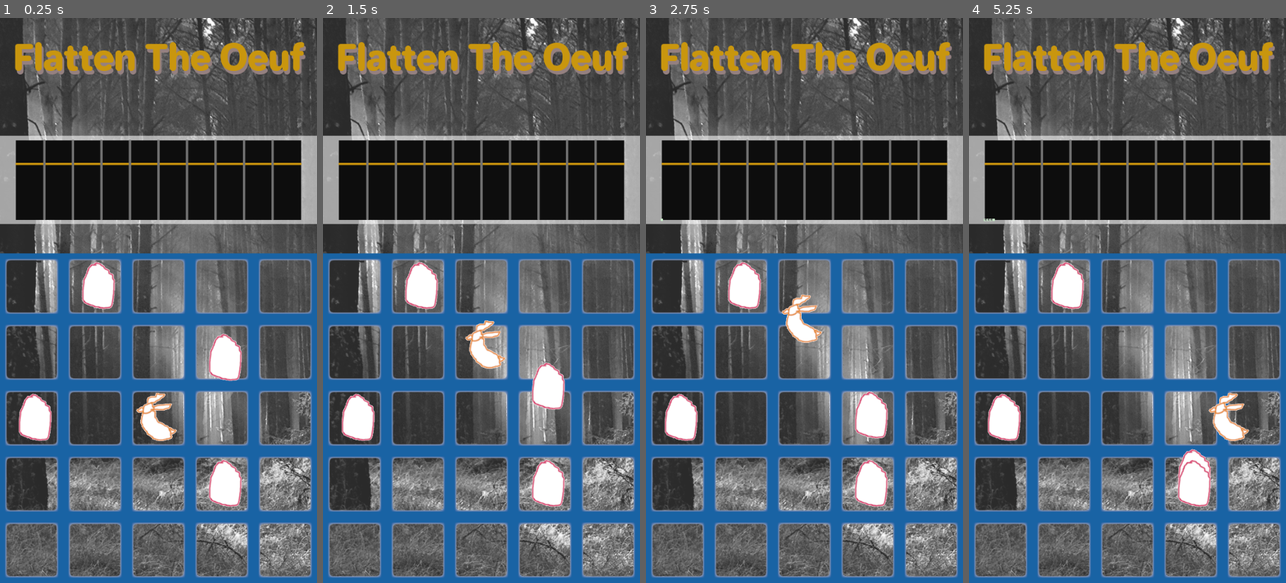
Above: before the commit, frames 1-4 (left to right).
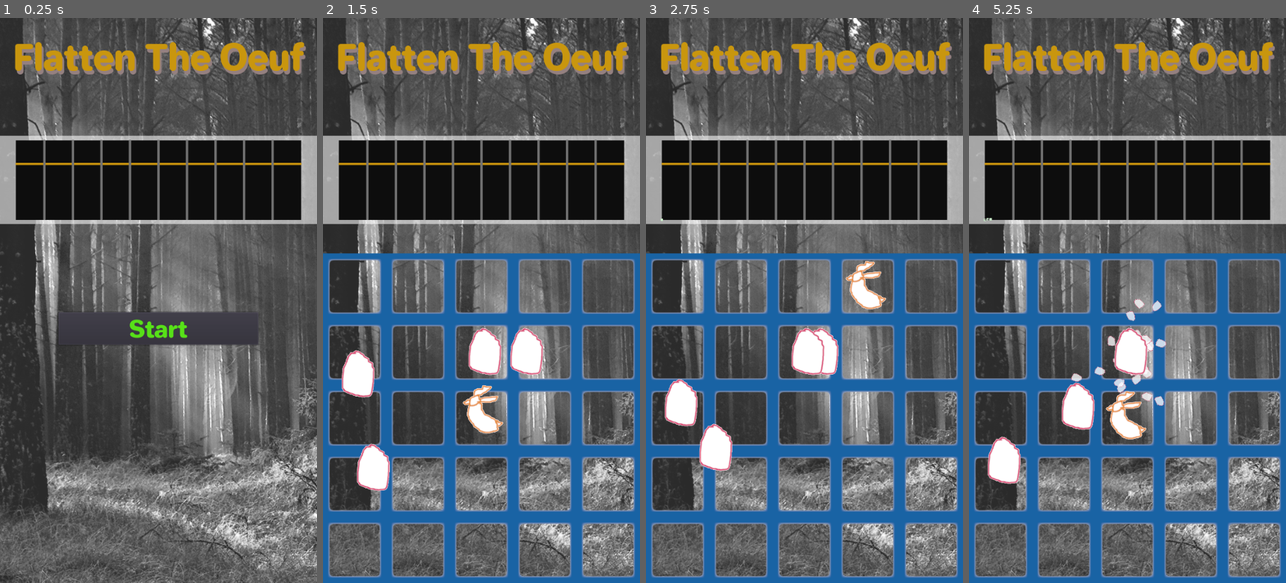
Above: after the commit, the same moments.

Repository: incshaun/FlattenTheOeuf
Game: Godot game, scene res://GameScene.tscn
Two runs of this game, one before a commit and one after it. Both use one fixed random seed, a clock stepped at 60 frames per second and the inputs below.
Inputs (mouse positions are in pixels of both pictures, inside the frame that each line leads up to):
- Up to frame 1 (0.25 s): no input
- Up to frame 2 (1.5 s): click (481, 328) at 0.5 s, where only the run after the commit has a clickable "Start"; move the mouse to (551, 272) at 1.27 s; click (551, 272) at 1.42 s
- Up to frame 3 (2.75 s): move the mouse to (741, 328) at 2.02 s; click (741, 328) at 2.17 s
- Up to frame 4 (5.25 s): move the mouse to (1159, 176) at 2.77 s; click (1159, 176) at 2.92 s; move the mouse to (1111, 413) at 3.52 s; click (1111, 413) at 3.67 s; move the mouse to (1222, 385) at 4.27 s; click (1222, 385) at 4.42 s; move the mouse to (1032, 215) at 5.02 s; click (1032, 215) at 5.17 s

The runs differ from the first frame. In frame 1, 27% of the frame differs, in the area x 0-100%, y 41-100%; in frame 2, 6.1%; in frame 3, 5.5%; in frame 4, 6.2%.

Commit message:
Added particle system

Diff:
--- a/EggPiece.tscn
+++ b/EggPiece.tscn
@@ -8,3 +8,23 @@
 texture = ExtResource( 1 )
 expand = true
 stretch_mode = 1
+
+[node name="EggParticles" type="CPUParticles2D" parent="."]
+show_behind_parent = true
+position = Vector2( 64, 64 )
+amount = 20
+preprocess = 10.0
+randomness = 1.0
+draw_order = 1
+texture = ExtResource( 1 )
+emission_shape = 1
+emission_sphere_radius = 1.0
+spread = 180.0
+gravity = Vector2( 0, 0 )
+initial_velocity = 100.0
+initial_velocity_random = 1.0
+angular_velocity = 1000.0
+linear_accel = 40.0
+radial_accel = 30.0
+scale_amount = 0.1
+color = Color( 1, 1, 1, 0.780392 )
--- a/GameScene.tscn
+++ b/GameScene.tscn
@@ -1,15 +1,19 @@
-[gd_scene load_steps=7 format=2]
+[gd_scene load_steps=8 format=2]
 
 [ext_resource path="res://forestbackgroung.png" type="Texture" id=1]
 [ext_resource path="res://Jellee-Roman.ttf" type="DynamicFontData" id=2]
-[ext_resource path="res://TileRegion.gd" type="Script" id=3]
-[ext_resource path="res://InfectionChart.gd" type="Script" id=4]
+[ext_resource path="res://InfectionChart.gd" type="Script" id=3]
+[ext_resource path="res://TileRegion.gd" type="Script" id=4]
 
 [sub_resource type="DynamicFont" id=1]
 size = 60
 font_data = ExtResource( 2 )
 
 [sub_resource type="DynamicFont" id=2]
+size = 40
+font_data = ExtResource( 2 )
+
+[sub_resource type="DynamicFont" id=3]
 size = 40
 font_data = ExtResource( 2 )
 
@@ -48,16 +52,33 @@
 align = 1
 valign = 1
 
+[node name="InfectionChart" type="ColorRect" parent="BaseCanvas"]
+anchor_right = 1.0
+margin_top = 200.0
+margin_bottom = 350.0
+color = Color( 1, 1, 1, 0.576471 )
+script = ExtResource( 3 )
+
 [node name="TileRegion" type="ColorRect" parent="BaseCanvas"]
 anchor_right = 1.0
 anchor_bottom = 1.0
 margin_top = 400.0
 color = Color( 1, 1, 1, 0 )
-script = ExtResource( 3 )
+script = ExtResource( 4 )
 
-[node name="InfectionChart" type="ColorRect" parent="BaseCanvas"]
+[node name="ControlsContainer" type="Container" parent="BaseCanvas"]
 anchor_right = 1.0
-margin_top = 200.0
-margin_bottom = 350.0
-color = Color( 1, 1, 1, 0.576471 )
-script = ExtResource( 4 )
+anchor_bottom = 1.0
+margin_top = 400.0
+
+[node name="Button" type="Button" parent="BaseCanvas/ControlsContainer"]
+anchor_right = 1.0
+margin_left = 100.0
+margin_top = 100.0
+margin_right = -100.0
+margin_bottom = 150.0
+custom_fonts/font = SubResource( 3 )
+custom_colors/font_color = Color( 0.341176, 0.882353, 0.0941176, 1 )
+custom_colors/font_color_pressed = Color( 0.0862745, 0.8, 0.431373, 1 )
+text = "Start"
+[connection signal="pressed" from="BaseCanvas/ControlsContainer/Button" to="BaseCanvas/TileRegion" method="On_StartButton_pressed"]
--- a/InfectionChart.gd
+++ b/InfectionChart.gd
@@ -5,6 +5,10 @@
 var points = []
 var timeSinceLast = 0.0
 var threshold = 0.7
+
+func reset ():
+	points = []
+	update ()
 
 func addPoint (v, delta):
 	timeSinceLast += delta
@@ -43,9 +47,3 @@
 			draw_line (start, end, Color(0.4, 0.4, 0.4), 1.5, true)
 			draw_rect (Rect2 (end - 0.5 * markerSize, markerSize), markerColour, 1)
 			start = end
-
-func _ready():
-	pass # Replace with function body.
-
-#func _process(delta):
-#	pass
--- a/TileRegion.gd
+++ b/TileRegion.gd
@@ -12,7 +12,7 @@
 const infectionRate : float = 0.02
 
 enum GameOver { Running, LossCountdown, VictoryCountdown, GameOver }
-var gameOverState = GameOver.Running
+var gameOverState = GameOver.GameOver
 const lossTime = 10;
 const winTime = 5;
 var countdownTimer;
@@ -26,6 +26,8 @@
 var infectionChart
 # Node with the text field.
 var feedbackLabel
+# Controls container, for managing settings outside of game play
+var controlsContainer
 
 enum ObjectState { Static, Moving, Holding, Carrying, BeingCarried }
 
@@ -135,11 +137,14 @@
 func updateInfection (delta):
 	var susceptible = populationSize - infected
 	for egg in allEggs:
+		egg.objInstance.get_node ("EggParticles").visible = false
 		if egg.target == ObjectState.Static:
 			for otherEgg in allEggs:
 				if otherEgg != egg and otherEgg.target == ObjectState.Static:
 					var pdistance = (egg.objTilePosition - otherEgg.objTilePosition).length ()
 					if pdistance < 0.1:
+						egg.objInstance.get_node ("EggParticles").visible = true
+						egg.objInstance.get_node ("EggParticles").speed_scale = 0.1 + 2.0 * infected
 						infected += infectionRate * ((infected + 0.01) * susceptible) * delta
 
 	infected -= infected * decay * delta
@@ -174,6 +179,7 @@
 func checkEndConditions (delta):
 	if gameOverState == GameOver.Running:
 #		print ("II", infected, infectionChart.threshold)
+		feedbackLabel.text = ""
 		if infected > infectionChart.threshold:
 			gameOverState = GameOver.LossCountdown
 			countdownTimer = lossTime
@@ -243,18 +249,25 @@
 		if egg.target == ObjectState.Moving:
 			egg.move (delta, eggSpeed)
 
-func _ready():
-
-	infectionChart = get_parent ().get_node ("InfectionChart")
-	feedbackLabel = get_parent ().get_node ("FeedbackLabel")
-	feedbackLabel.text = ""
-
+func setupGame ():
+	print ("Ready")
+
+	infected = 0.0
+
+	# clear any remants of previous game.
+	for n in get_children ():
+		remove_child (n)
+		n.queue_free ()
+	allEggs = []
+
+	infectionChart.reset ()
+
+	# add highlight marker
 	highlight = highlightScene.instance ()
 	highlight.rect_size = Vector2 (1.0 / gridN, 1.0 / gridN) * rect_size
 	highlight.visible = false
 	add_child (highlight)
 
-	print ("Ready")
 	# place a grid of tiles.
 	for y in range (gridN):
 		for x in range (gridN):
@@ -264,37 +277,59 @@
 			add_child (tile)
 #			print ("Tile", tile.rect_position)
 
+	# place eggs
 	for i in range (numEgg):
 		var egg = MoveableObject.new (eggScene.instance (), Vector2 (randi () % gridN, randi () % gridN), self)
 		allEggs.append (egg)
 		add_child (egg.objInstance)
 
+	# place player
 	bunny = MoveableObject.new (bunnyScene.instance (), Vector2 (gridN / 2, gridN / 2), self)
 	bunny.start = bunny.objTilePosition
 	add_child (bunny.objInstance)
 
+func _ready():
+
+	infectionChart = get_parent ().get_node ("InfectionChart")
+	feedbackLabel = get_parent ().get_node ("FeedbackLabel")
+	feedbackLabel.text = ""
+	controlsContainer = get_parent ().get_node ("ControlsContainer")
+
+
 func _process(delta):
+
+	visible = false
+	controlsContainer.visible = false
+
 	if gameOverState == GameOver.Running or gameOverState == GameOver.LossCountdown or gameOverState == GameOver.VictoryCountdown:
+		visible = true
 		playGame (delta)
+	elif gameOverState == GameOver.GameOver:
+		controlsContainer.visible = true
 
 func _input(event):
-	if event is InputEventMouseMotion:
-		if bunny.target == ObjectState.Static:
-			highlightEgg (((event.position - rect_position) * Vector2 (gridN, gridN) / rect_size))
-	if event is InputEventMouseButton:
-		if event.button_index == BUTTON_LEFT:
-			var tilePosition = ((event.position - rect_position) * Vector2 (gridN, gridN) / rect_size)
-			var intTilePosition = Vector2 (int (tilePosition.x), int (tilePosition.y))
-			if event.pressed:
-				print("Left button was clicked at ", event.position, tilePosition, intTilePosition)
-				if bunny.target == ObjectState.Static:
-					highlightEgg (((event.position - rect_position) * Vector2 (gridN, gridN) / rect_size))
-					bunny.end = intTilePosition
-					bunny.target = ObjectState.Moving
-					bunny.targetObject = highlightedEgg
-					bunny.progress = 0.0
-				if bunny.target == ObjectState.Holding:
-					bunny.end = intTilePosition
-					bunny.target = ObjectState.Carrying
-					bunny.targetObject = null
-					bunny.progress = 0.0
+	if gameOverState == GameOver.Running or gameOverState == GameOver.LossCountdown or gameOverState == GameOver.VictoryCountdown:
+		if event is InputEventMouseMotion:
+			if bunny.target == ObjectState.Static:
+				highlightEgg (((event.position - rect_position) * Vector2 (gridN, gridN) / rect_size))
+		if event is InputEventMouseButton:
+			if event.button_index == BUTTON_LEFT:
+				var tilePosition = ((event.position - rect_position) * Vector2 (gridN, gridN) / rect_size)
+				var intTilePosition = Vector2 (int (tilePosition.x), int (tilePosition.y))
+				if event.pressed:
+					print("Left button was clicked at ", event.position, tilePosition, intTilePosition)
+					if bunny.target == ObjectState.Static:
+						highlightEgg (((event.position - rect_position) * Vector2 (gridN, gridN) / rect_size))
+						bunny.end = intTilePosition
+						bunny.target = ObjectState.Moving
+						bunny.targetObject = highlightedEgg
+						bunny.progress = 0.0
+					if bunny.target == ObjectState.Holding:
+						bunny.end = intTilePosition
+						bunny.target = ObjectState.Carrying
+						bunny.targetObject = null
+						bunny.progress = 0.0
+
+func On_StartButton_pressed():
+	gameOverState = GameOver.Running
+	setupGame ()
